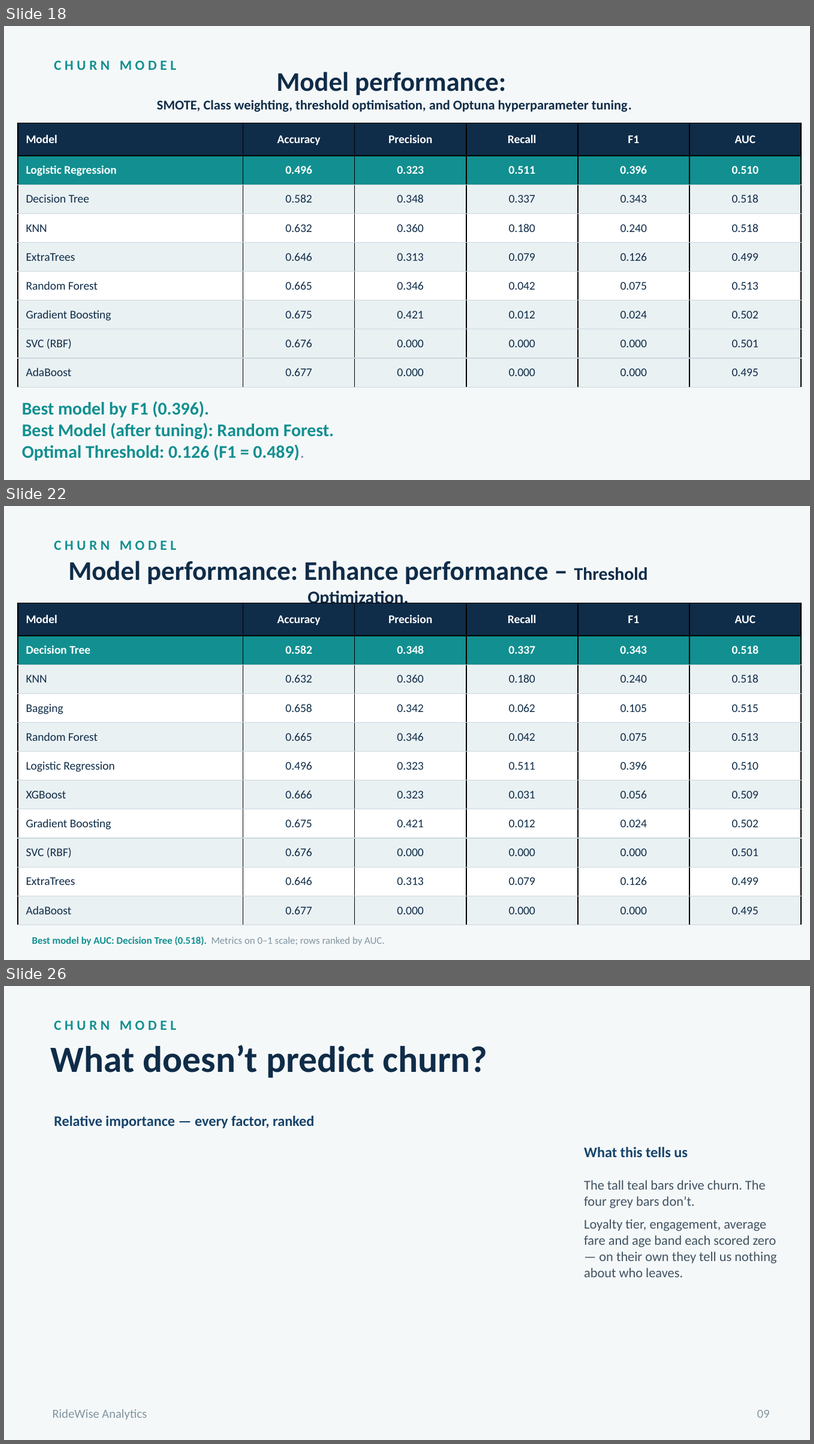
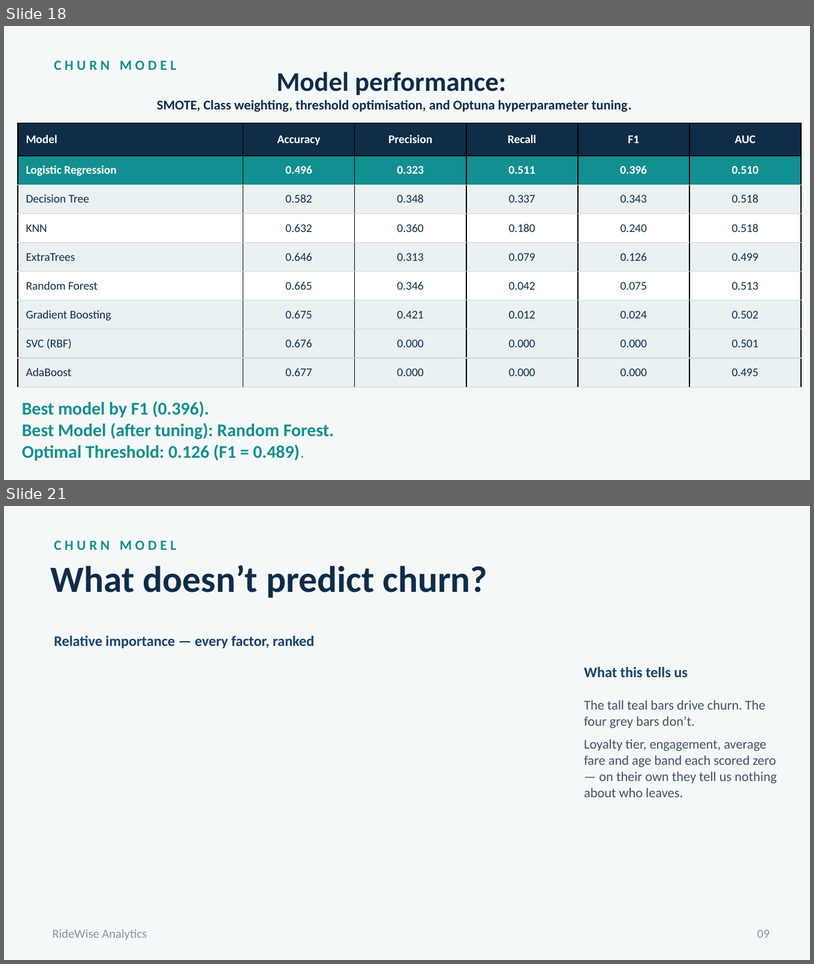
Before and after one commit to Queentutsi/RideWise-Project, a slide deck: Data/RideWise Churn Probabbility.pptx. Shown one above the other, each under a label of ours: slides 18, 22 and 26 before the commit, slides 18 and 21 after it; the slides between them are not shown. The pictures are 814x1444 and 814x964 pixels, drawn with LibreOffice and Linux fonts; fonts in the diff are those of the drawing; background and template pictures are left out. Boxes give left, top, right and bottom in pixels: in the first picture for what was removed or moved away, otherwise in the second. Text is boxed around its words. In the diff, an @@ line names an element or a change of style, - is before the commit and + after.

Commit message:
feature engineering and model training

```diff
--- a/Data/RideWise Churn Probabbility.pptx
+++ b/Data/RideWise Churn Probabbility.pptx
@@ slide 22 removed at bbox=[4, 506, 810, 960], background #F5F8F9 @@
@@ text removed at bbox=[54, 540, 176, 550] @@
-CHURN MODEL
@@ title removed at bbox=[68, 561, 648, 607] @@
-Model performance: Enhance performance – Threshold Optimization.
@@ table removed at bbox=[18, 603, 799, 925], 11 rows, 6 columns @@
-Model | Accuracy | Precision | Recall | F1 | AUC
-Decision Tree | 0.582 | 0.348 | 0.337 | 0.343 | 0.518
-KNN | 0.632 | 0.360 | 0.180 | 0.240 | 0.518
-Bagging | 0.658 | 0.342 | 0.062 | 0.105 | 0.515
-Random Forest | 0.665 | 0.346 | 0.042 | 0.075 | 0.513
-Logistic Regression | 0.496 | 0.323 | 0.511 | 0.396 | 0.510
-XGBoost | 0.666 | 0.323 | 0.031 | 0.056 | 0.509
-Gradient Boosting | 0.675 | 0.421 | 0.012 | 0.024 | 0.502
-SVC (RBF) | 0.676 | 0.000 | 0.000 | 0.000 | 0.501
-ExtraTrees | 0.646 | 0.313 | 0.079 | 0.126 | 0.499
-AdaBoost | 0.677 | 0.000 | 0.000 | 0.000 | 0.495
@@ text removed at bbox=[32, 936, 384, 945] @@
-Best model by AUC: Decision Tree (0.518). Metrics on 0–1 scale; rows ranked by AUC.
@@ what was slide 26 is now slide 21 @@
```
Also in this commit, not shown: 4 slides changed, 1 slide added, 5 other slides removed, 9 other files.
